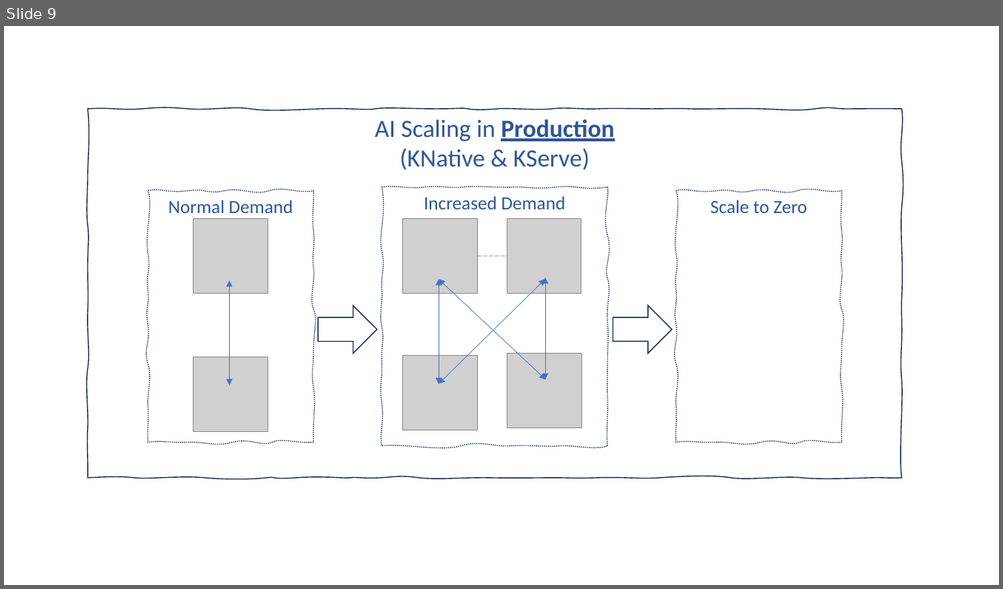
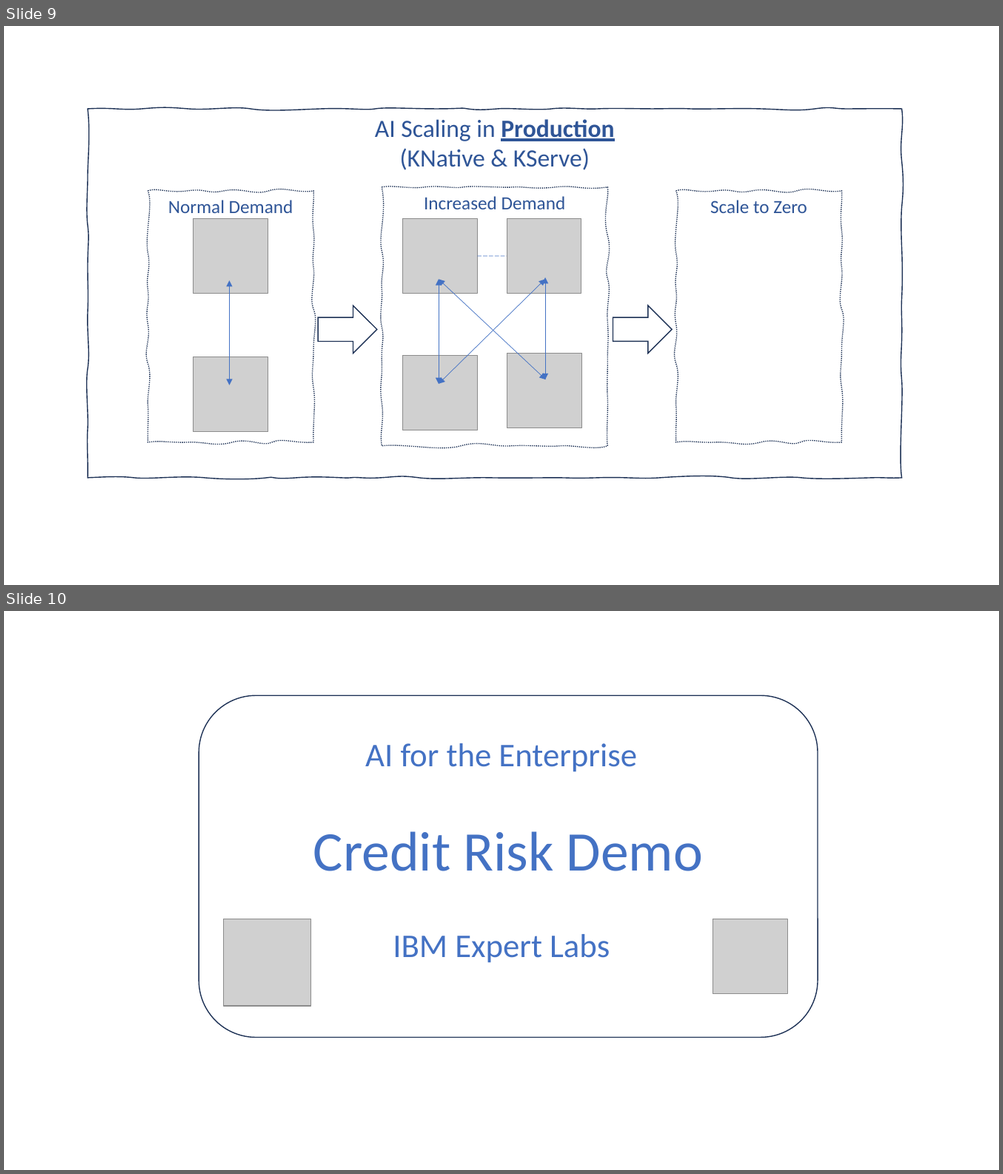
Before and after one commit to ntl-ibm/kubeflow-ppc64le-examples, a slide deck: explain/container_image/application/static/AI.pptx. Shown one above the other, each under a label of ours: slide 9 before the commit, slides 9 and 10 after it. The pictures are 1003x589 and 1003x1174 pixels, drawn with LibreOffice and Linux fonts; fonts in the diff are those of the drawing; grey boxes stand for pictures. Boxes give left, top, right and bottom in pixels: in the first picture for what was removed or moved away, otherwise in the second. Text is boxed around its words. In the diff, an @@ line names an element or a change of style, - is before the commit and + after.

```diff
--- a/explain/container_image/application/static/AI.pptx
+++ b/explain/container_image/application/static/AI.pptx
@@ slide 10 added at (x1=4, y1=611, x2=999, y2=1170), background #FFFFFF @@
@@ rounded rectangle added at (x1=199, y1=695, x2=817, y2=1038), outline #1E3256 1 pt @@
@@ text added at (x1=365, y1=743, x2=637, y2=772), 32 pt, text #4472C4 @@
+AI for the Enterprise
@@ text added at (x1=313, y1=832, x2=703, y2=871), 54 pt, text #4472C4 @@
+Credit Risk Demo
@@ picture added at (x1=223, y1=919, x2=310, y2=1006) @@
@@ picture added at (x1=713, y1=919, x2=788, y2=994) @@
@@ text added at (x1=392, y1=934, x2=609, y2=963), 32 pt, text #4472C4 @@
+IBM Expert Labs
```
Also in this commit, not shown: 4 other files.
